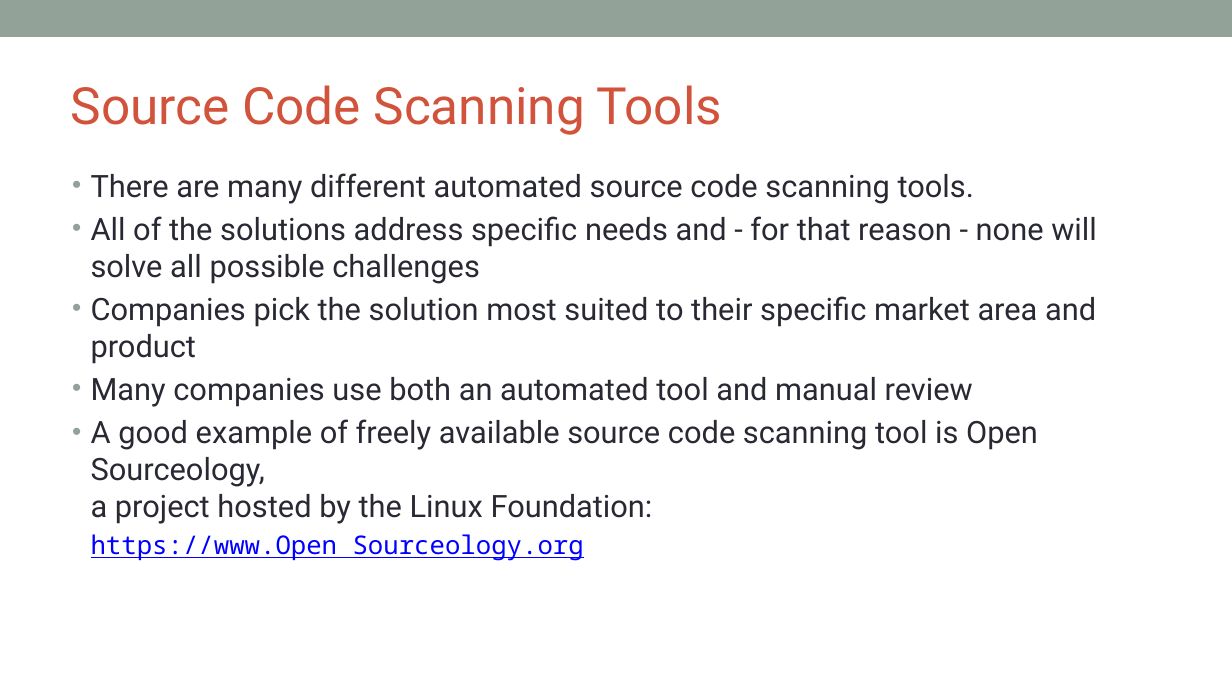
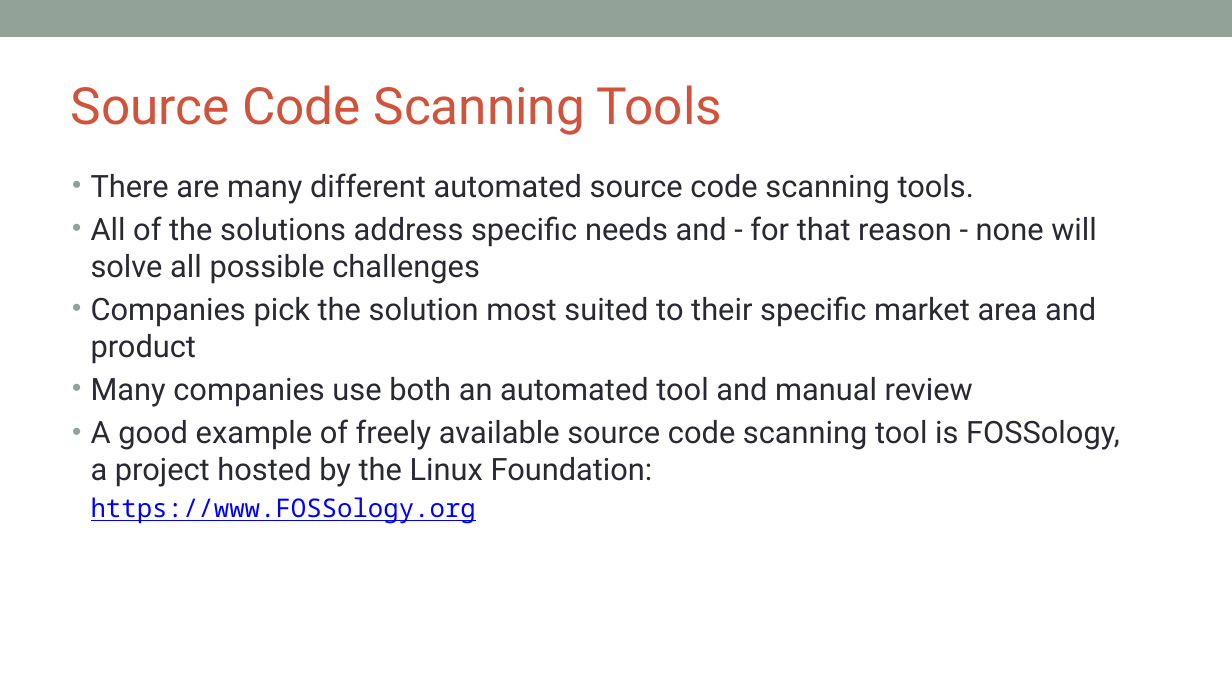
Before and after one commit to OpenChain-Project/Curriculum, a slide deck: slide 47 of slides/openchain-curriculum-for-2-0.pptx. Drawn at 1232x693 pixels with LibreOffice and Linux fonts; fonts in the diff are those of the drawing; background and template pictures are left out. Boxes give left, top, right and bottom in pixels: in the first picture for what was removed or moved away, otherwise in the second. Text is boxed around its words. In the diff, an @@ line names an element or a change of style, - is before the commit and + after.

Commit message:
fixing global replace
A general replace of "FOSS" with "Open Source" resulted in a tool named "Open Sourceology" and a link "www.OpenSourceology.org". These have been reverted to FOSSology.

Fixes #15

```diff
--- a/slides/openchain-curriculum-for-2-0.pptx
+++ b/slides/openchain-curriculum-for-2-0.pptx
@@ text at box(91, 419, 1120, 524): text changed @@
-• A good example of freely available source code scanning tool is Open Sourceology,
-  a project hosted by the Linux Foundation:
-  https://www.Open Sourceology.org
+• A good example of freely available source code scanning tool is FOSSology,
+  a project hosted by the Linux Foundation:
+  https://www.FOSSology.org
```
Also in this commit, not shown: 2 other files.
